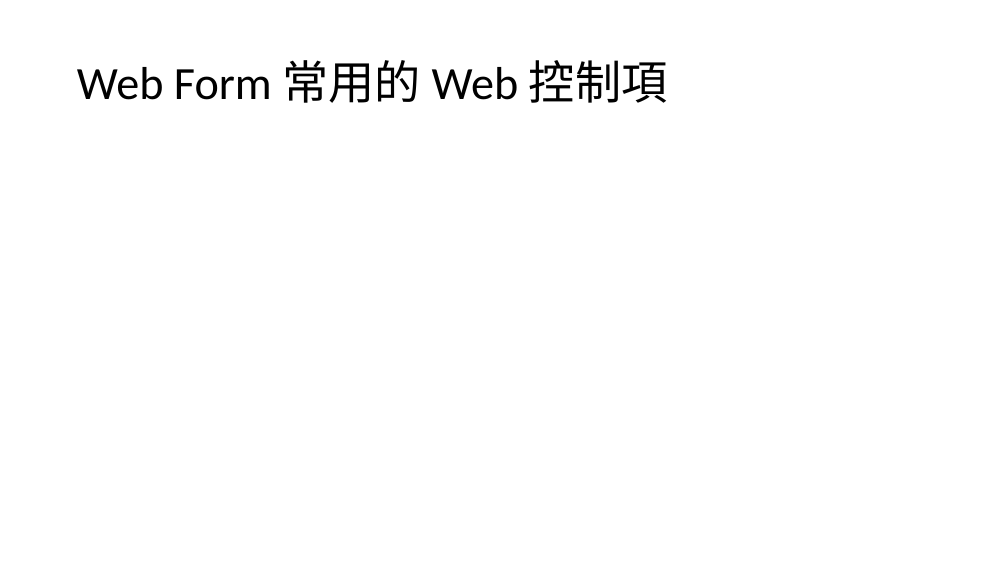
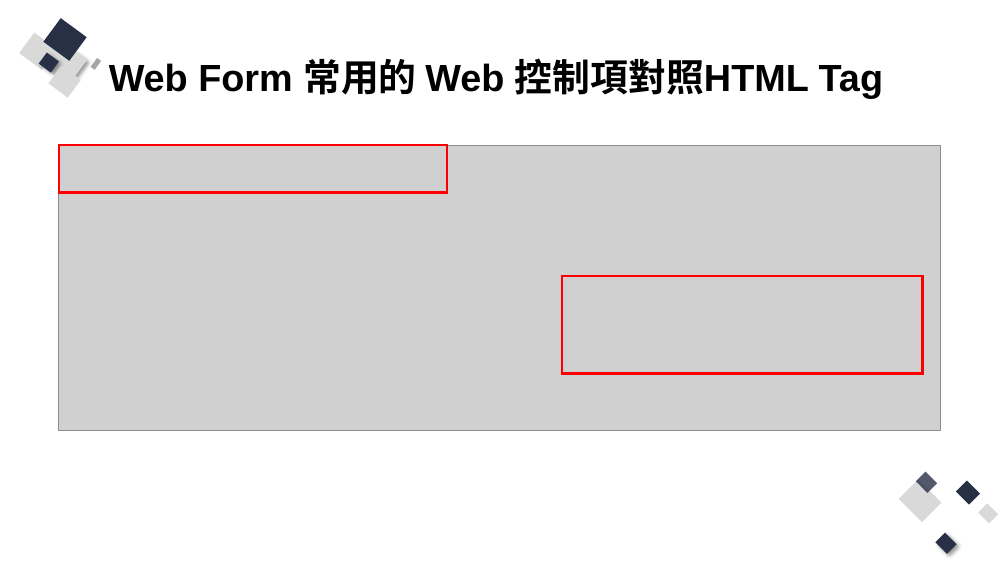
Before and after one commit to Q81JIAXIONG/-, a slide deck: slide 15 of 投影片/2.asp.net webform 框架.pptx (slide 6 before the commit). Drawn at 1008x567 pixels with LibreOffice and Linux fonts; fonts in the diff are those of the drawing; grey boxes stand for pictures. Boxes give left, top, right and bottom in pixels: in the first picture for what was removed or moved away, otherwise in the second. Text is boxed around its words. In the diff, an @@ line names an element or a change of style, - is before the commit and + after.

```diff
--- a/投影片/2.asp.net webform 框架.pptx
+++ b/投影片/2.asp.net webform 框架.pptx
@@ title at (x1=109, y1=58, x2=883, y2=98): text changed; size 44 to 36 pt; font Calibri to Arial; bold on @@
-Web Form 常用的 Web 控制項
+Web Form 常用的 Web 控制項對照HTML Tag
@@ group added at (x1=20, y1=18, x2=102, y2=97): 8 rectangles @@
@@ picture added at (x1=59, y1=145, x2=941, y2=430) @@
@@ rectangle added at (x1=59, y1=145, x2=448, y2=193), outline #FF0000 2.25 pt @@
@@ rectangle added at (x1=562, y1=276, x2=923, y2=374), outline #FF0000 2.25 pt @@
@@ group added at (x1=899, y1=472, x2=999, y2=554): 5 rectangles @@
```
Also in this commit, not shown: 7 other slides changed, 33 slides added, 20 slides removed, 23 other files.
